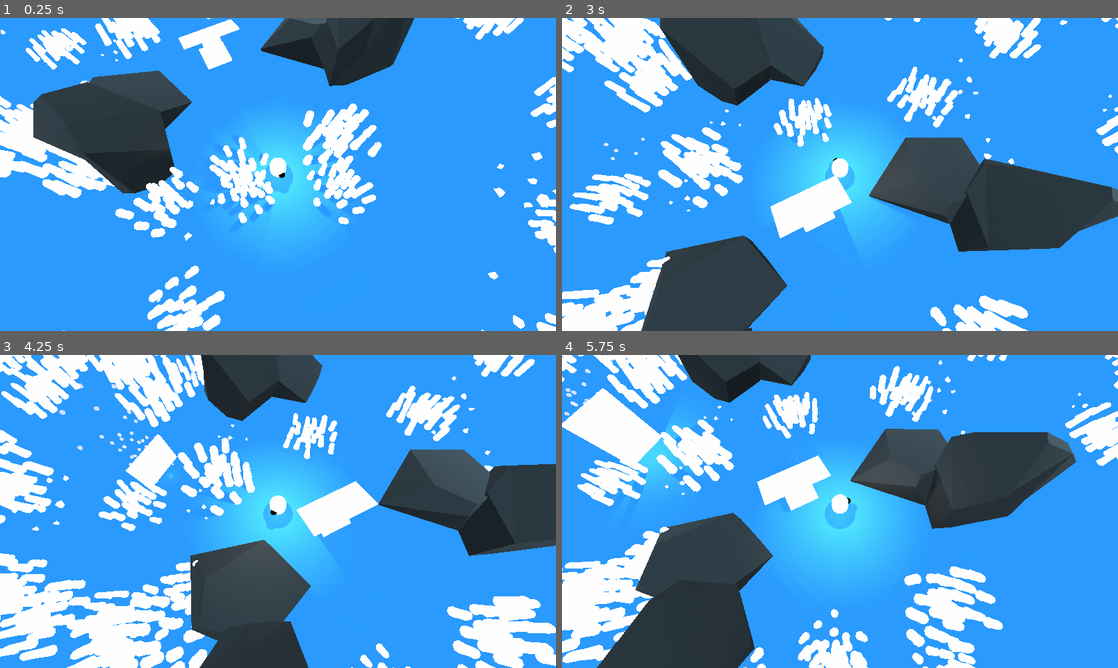
Above: before the commit, frames 1-4 (two rows, left to right).
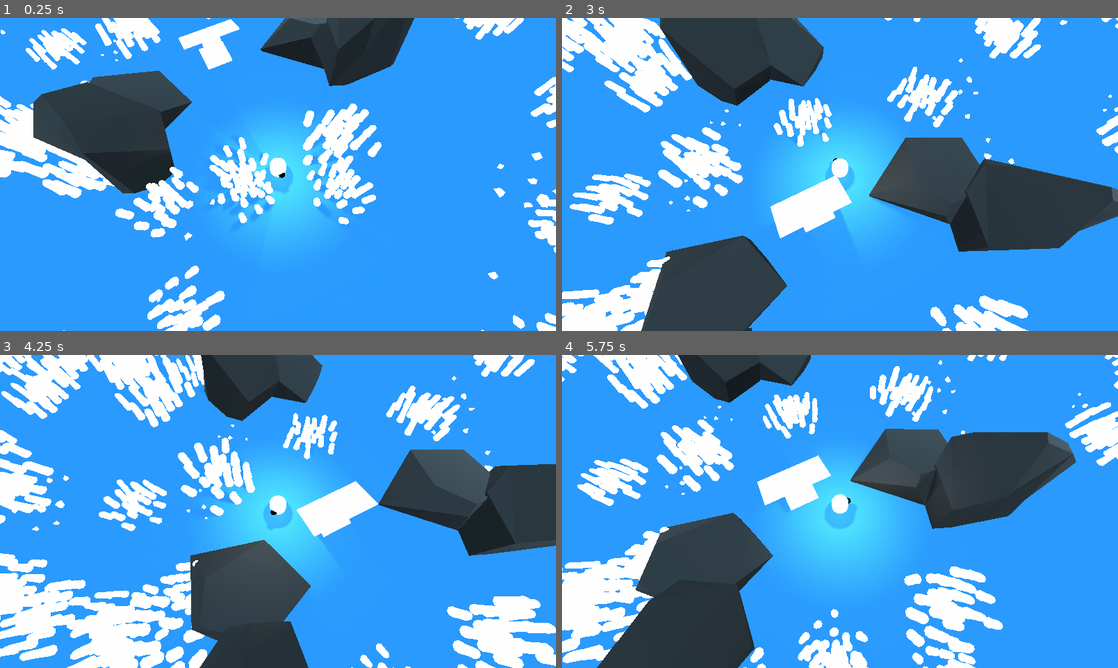
Above: after the commit, the same moments.

Repository: jotson/advjam2022
Game: Godot game, scene res://game/checkin/Checkin.tscn
Two runs of this game, one before a commit and one after it. Both use one fixed random seed, a clock stepped at 60 frames per second and the inputs below.
Inputs (mouse positions are in pixels of both pictures, inside the frame that each line leads up to):
- Up to frame 1 (0.25 s): no input
- Up to frame 2 (3 s): move the mouse to (812, 237) at 0.52 s; hold W (up) 0.53-2.03 s; click (812, 237) at 0.67 s; move the mouse to (1006, 221) at 1.27 s; move the mouse to (673, 127) at 2.02 s; hold A (left) from 2.03 s (still down); move the mouse to (867, 174) at 2.77 s; click (867, 174) at 2.92 s
- Up to frame 3 (4.25 s): move the mouse to (194, 433) at 3.52 s; release A (left) at 3.53 s; hold S (down) from 3.53 s (still down)
- Up to frame 4 (5.75 s): move the mouse to (962, 495) at 4.27 s; release S (down) at 4.28 s; hold D (right) 4.28-5.03 s; move the mouse to (728, 527) at 5.02 s; hold W (up) from 5.03 s (still down); click (728, 527) at 5.17 s

The runs differ from the first frame. In frame 2, less than 0.1% of the frame differs, in the area x 7-56%, y 38-58%; in frame 3, 0.9%; in frame 4, 3.0%, in the area x 0-23%, y 4-44%.

Commit message:
Exit portal

Diff:
--- a/game/checkin/Checkin.gd
+++ b/game/checkin/Checkin.gd
@@ -12,11 +12,9 @@
 		$Kiosk/KioskAnim.play("youcandoit")
 	else:
 		$Kiosk/KioskAnim.play("welcome")
-		$Portal.appear()
 
 
 func _on_KioskArea_body_exited(_body):
-	$Kiosk/idleSound.play()
 	$Kiosk/KioskAnim.stop()
 
 
--- a/game/checkin/Checkin.tscn
+++ b/game/checkin/Checkin.tscn
@@ -105,7 +105,6 @@
 stream = ExtResource( 4 )
 unit_db = -12.0
 unit_size = 50.0
-autoplay = true
 bus = "Sfx"
 
 [node name="KioskAnim" type="AnimationPlayer" parent="Kiosk"]
--- a/game/checkin/portal.gd
+++ b/game/checkin/portal.gd
@@ -2,6 +2,8 @@
 
 func _ready():
 	translation.y = -10
+	$Particles.emitting = false
+	hide()
 
 
 func _on_activationArea_body_entered(_body):
@@ -10,6 +12,8 @@
 
 
 func appear():
+	show()
+	$Particles.emitting = true
 	var target = Vector3(translation.x, -0.5, translation.z)
 	var t = create_tween()
 	t.tween_property(self, "translation", target, 3.0)
